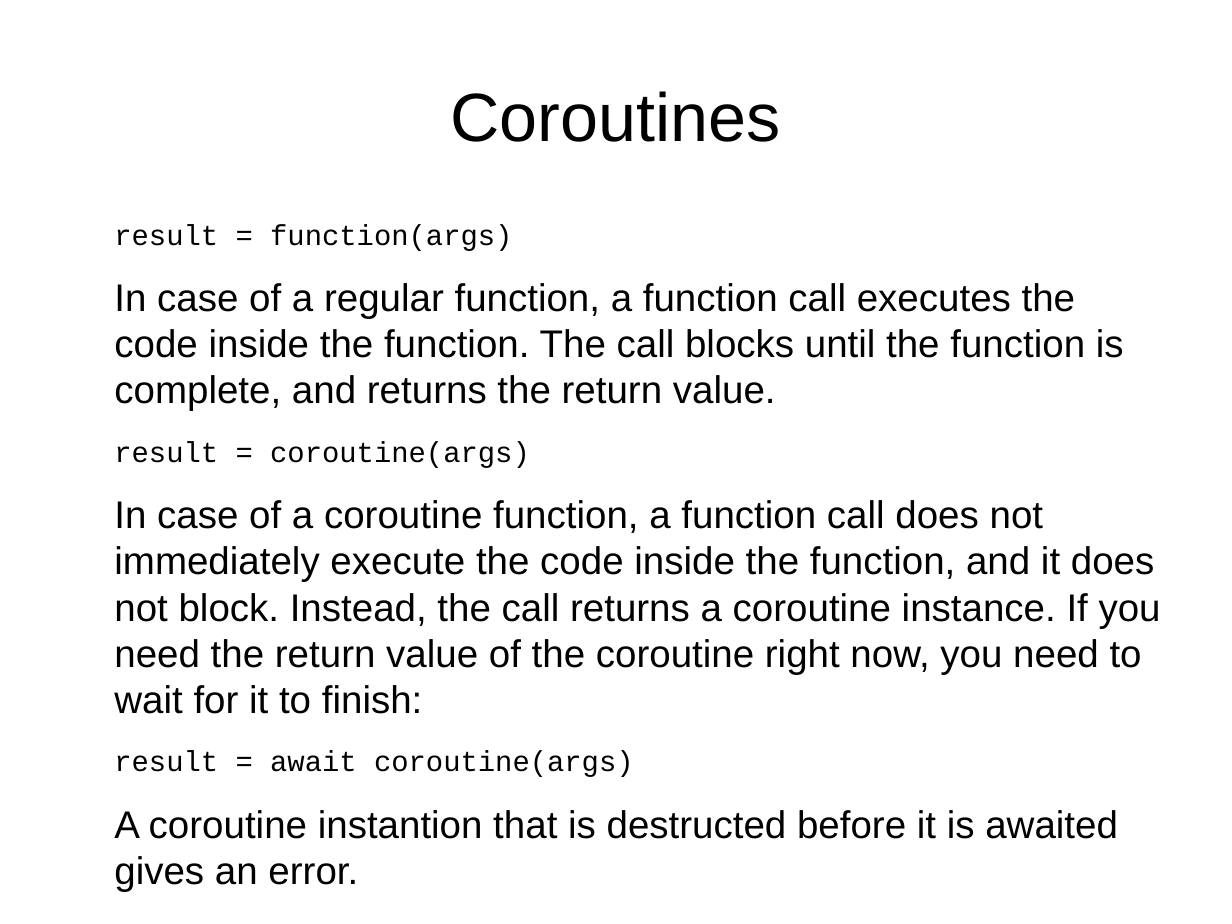
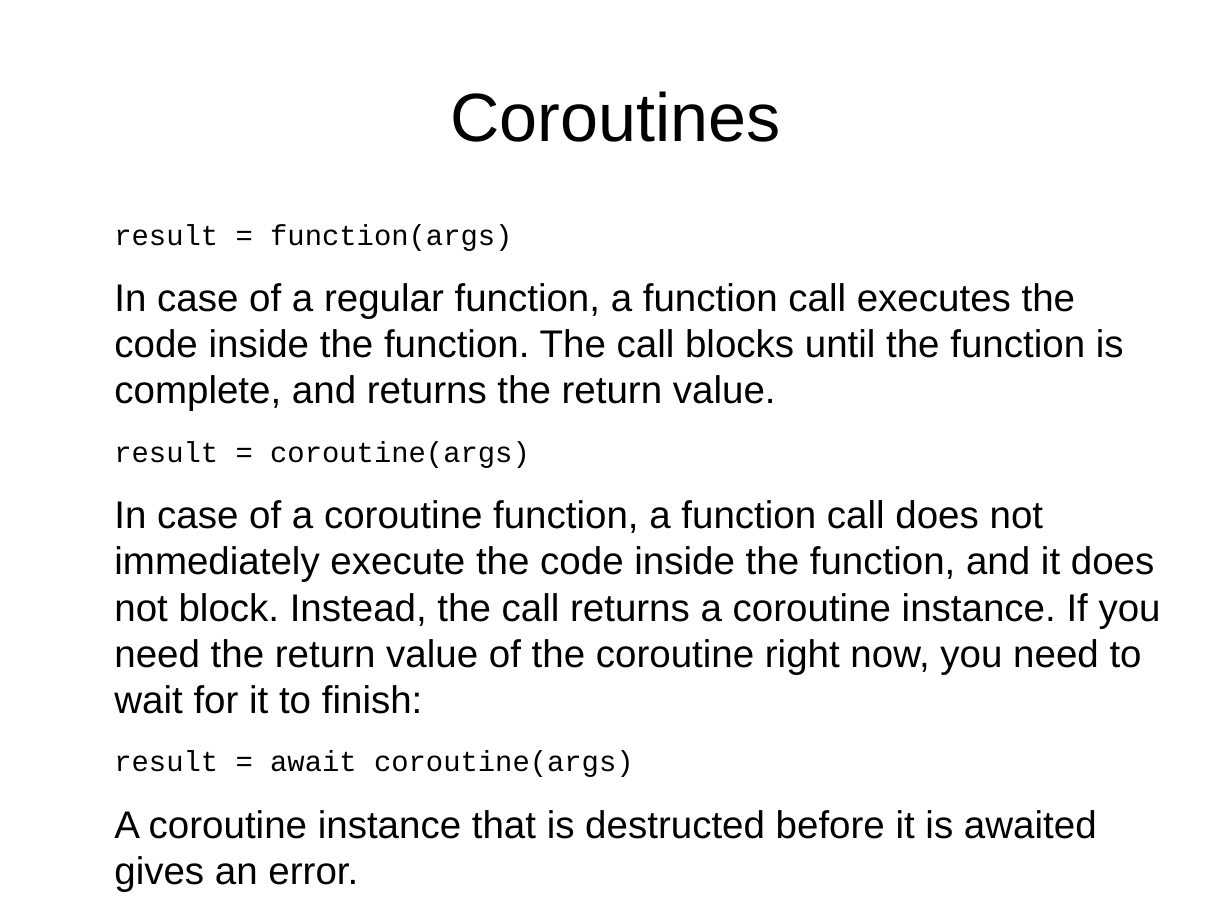
Before and after one commit to bitonic-cjp/bl4p-client, a slide deck: slide 11 of doc/Code overview.odp. Drawn at 1232x924 pixels with LibreOffice and Linux fonts; fonts in the diff are those of the drawing. Boxes give left, top, right and bottom in pixels: in the first picture for what was removed or moved away, otherwise in the second. Text is boxed around its words. In the diff, an @@ line names an element or a change of style, - is before the commit and + after.

```diff
--- a/doc/Code overview.odp
+++ b/doc/Code overview.odp
@@ text at (114, 810, 1097, 892): text changed @@
-A coroutine instantion that is destructed before it is awaited gives an error.
+A coroutine instance that is destructed before it is awaited gives an error.
```
Also in this commit, not shown: 4 other slides changed, 1 slide added, 1 other file.
